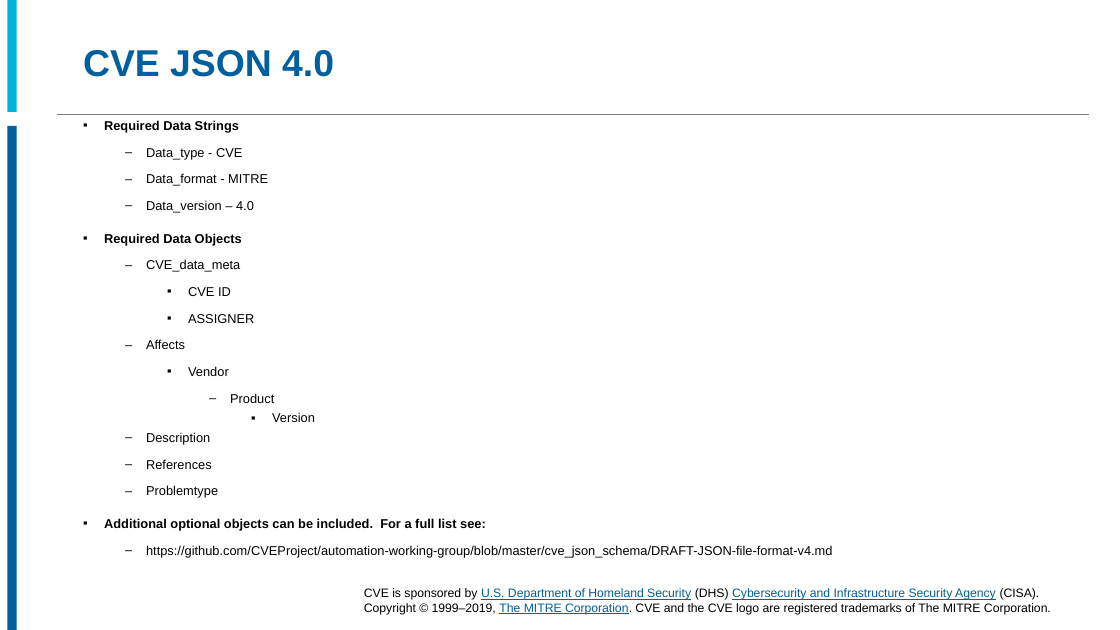
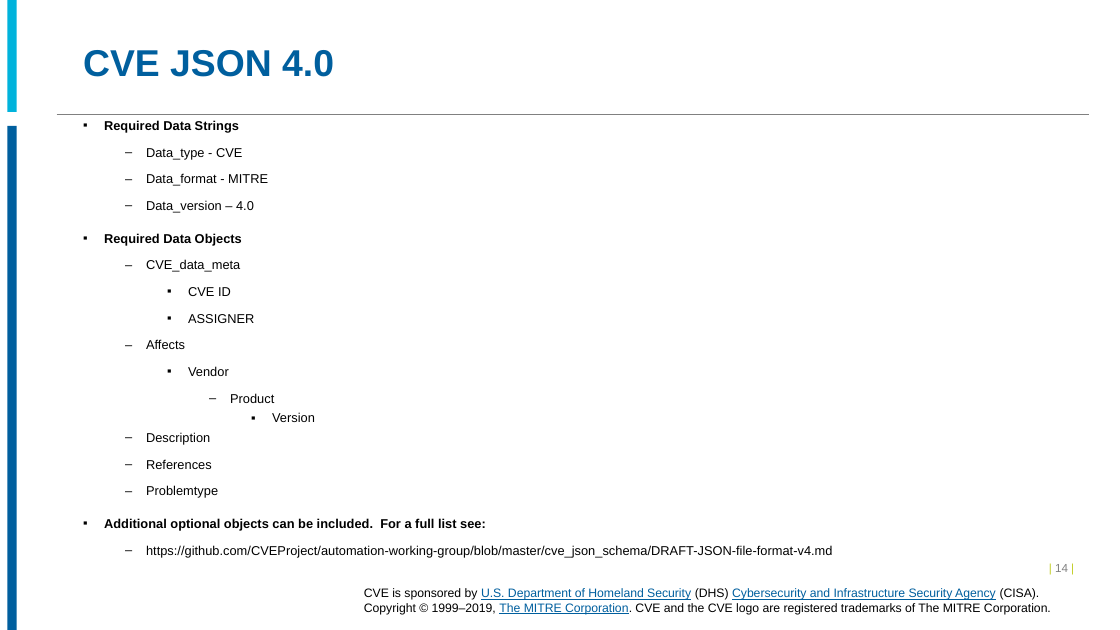
Before and after one commit to CVEProject/cveproject.github.io, a slide deck: slide 14 of docs/cna/CVE_Entry_Submission_Process.pptx. Drawn at 1120x630 pixels with LibreOffice and Linux fonts; fonts in the diff are those of the drawing; background and template pictures are left out. Boxes give left, top, right and bottom in pixels: in the first picture for what was removed or moved away, otherwise in the second. Text is boxed around its words. In the diff, an @@ line names an element or a change of style, - is before the commit and + after.

```diff
--- a/docs/cna/CVE_Entry_Submission_Process.pptx
+++ b/docs/cna/CVE_Entry_Submission_Process.pptx
@@ page number added at bbox=[1055, 564, 1068, 572], 10 pt, text #C1CD23 @@
+| 14 |
```
Also in this commit, not shown: 14 other slides changed.
